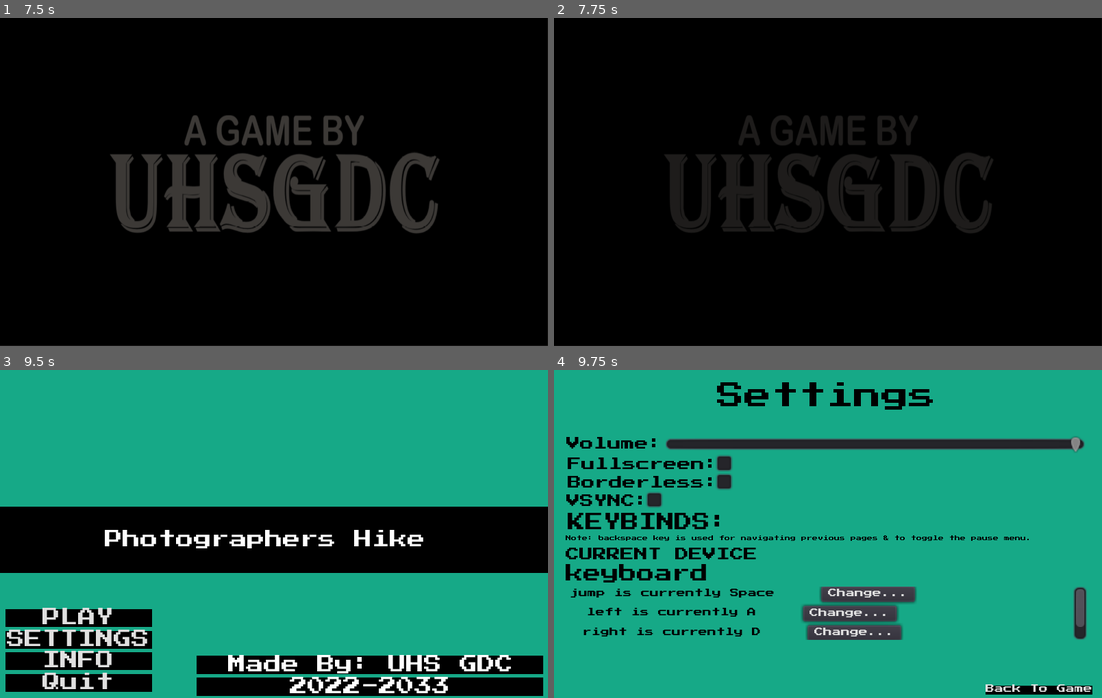
Above: before the commit, frames 1-4 (two rows, left to right).
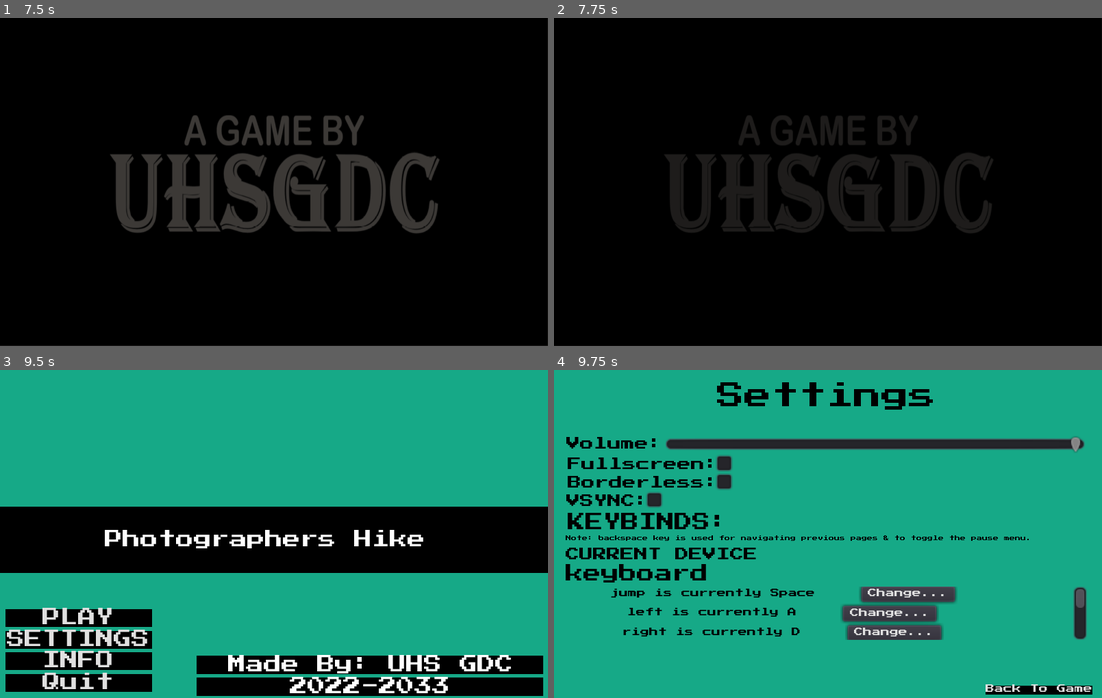
Above: after the commit, the same moments.

Repository: UHSGDC/Photographers-Hike
Game: Godot game, scene res://Scenes/Game_Splash_Intro.tscn
The game is run twice, just before and just after one commit, with the same random seed, the same clock (stepped at 60 frames per second) and the same inputs.
Inputs (mouse positions are in pixels of both pictures, inside the frame that each line leads up to):
- Up to frame 1 (7.5 s): tap Enter (ui_accept) at 0.5, 3.5, 4.25, 5, 5.75 s; move the mouse to (394, 165) at 0.52 s; hold Ctrl (interact) 0.53-1.28 s; hold D (right) 0.53-2.03 s; click (394, 165) at 0.67 s; tap Space (jump) at 0.77, 1.52, 3.02, 3.77, 4.52, 6.02, 6.77 s; move the mouse to (164, 198) at 1.27 s; tap Ctrl (interact) every 1.5 s from 1.35 to 7.35 s; move the mouse to (328, 109) at 2.02 s; hold A (left) 2.03-2.78 s; hold Ctrl (interact) 2.03-2.78 s; move the mouse to (246, 247) at 2.77 s; hold D (right) 2.78-4.28 s; click (246, 247) at 2.92 s; move the mouse to (438, 231) at 3.52 s; hold Ctrl (interact) 3.53-4.28 s; move the mouse to (109, 132) at 4.27 s; hold A (left) 4.28-5.03 s; move the mouse to (301, 182) at 5.02 s; hold D (right) 5.03-5.78 s; hold Ctrl (interact) 5.03-5.78 s; click (301, 182) at 5.17 s; move the mouse to (191, 100) at 5.77 s; hold A (left) 5.78-7.28 s; move the mouse to (394, 165) at 6.52 s; hold Ctrl (interact) 6.53-7.28 s; move the mouse to (164, 198) at 7.27 s; hold D (right) from 7.28 s (still down); click (164, 198) at 7.42 s
- Up to frame 2 (7.75 s): keep holding D (right); tap Space (jump) at 7.52 s
- Up to frame 3 (9.5 s): keep holding D (right); move the mouse to (328, 461) at 8.02 s; hold Ctrl (interact) 8.03-8.78 s; tap Enter (ui_accept) at 8.75 s; move the mouse to (246, 599) at 8.77 s; tap Ctrl (interact) at 8.85 s; tap Space (jump) at 9.02 s
- Up to frame 4 (9.75 s): release D (right) at 9.5 s; click "SETTINGS" at 9.5 s

Frames 1-3 are identical in both runs. In frame 4, 4.3% of the frame differs, in the area x 3-97%, y 66-83%.

Commit message:
Added all inputs to settings menu

Diff:
--- a/PhotographersHike/Scenes/SettingsMenu.tscn
+++ b/PhotographersHike/Scenes/SettingsMenu.tscn
@@ -199,7 +199,7 @@
 
 [node name="VBoxContainer2" type="VBoxContainer" parent="Settings_Menu/Keybinds Scroller"]
 margin_right = 124.0
-margin_bottom = 68.0
+margin_bottom = 194.0
 
 [node name="Jump" parent="Settings_Menu/Keybinds Scroller/VBoxContainer2" instance=ExtResource( 4 )]
 anchor_right = 0.0
@@ -231,6 +231,62 @@
 margin_right = 124.0
 margin_bottom = 68.0
 action_name = "pause"
+
+[node name="Interact" parent="Settings_Menu/Keybinds Scroller/VBoxContainer2" instance=ExtResource( 4 )]
+anchor_right = 0.0
+anchor_bottom = 0.0
+margin_top = 72.0
+margin_right = 124.0
+margin_bottom = 86.0
+action_name = "interact"
+
+[node name="MenuUp" parent="Settings_Menu/Keybinds Scroller/VBoxContainer2" instance=ExtResource( 4 )]
+anchor_right = 0.0
+anchor_bottom = 0.0
+margin_top = 90.0
+margin_right = 124.0
+margin_bottom = 104.0
+action_name = "menu_up"
+
+[node name="MenuDown" parent="Settings_Menu/Keybinds Scroller/VBoxContainer2" instance=ExtResource( 4 )]
+anchor_right = 0.0
+anchor_bottom = 0.0
+margin_top = 108.0
+margin_right = 124.0
+margin_bottom = 122.0
+action_name = "menu_down"
+
+[node name="MenuLeft" parent="Settings_Menu/Keybinds Scroller/VBoxContainer2" instance=ExtResource( 4 )]
+anchor_right = 0.0
+anchor_bottom = 0.0
+margin_top = 126.0
+margin_right = 124.0
+margin_bottom = 140.0
+action_name = "menu_left"
+
+[node name="MenuRight" parent="Settings_Menu/Keybinds Scroller/VBoxContainer2" instance=ExtResource( 4 )]
+anchor_right = 0.0
+anchor_bottom = 0.0
+margin_top = 144.0
+margin_right = 124.0
+margin_bottom = 158.0
+action_name = "menu_right"
+
+[node name="MenuConfirm" parent="Settings_Menu/Keybinds Scroller/VBoxContainer2" instance=ExtResource( 4 )]
+anchor_right = 0.0
+anchor_bottom = 0.0
+margin_top = 162.0
+margin_right = 124.0
+margin_bottom = 176.0
+action_name = "menu_confirm"
+
+[node name="MenuCancel" parent="Settings_Menu/Keybinds Scroller/VBoxContainer2" instance=ExtResource( 4 )]
+anchor_right = 0.0
+anchor_bottom = 0.0
+margin_top = 180.0
+margin_right = 124.0
+margin_bottom = 194.0
+action_name = "menu_cancel"
 
 [node name="HBoxContainer" type="HBoxContainer" parent="Settings_Menu"]
 margin_left = 378.0
